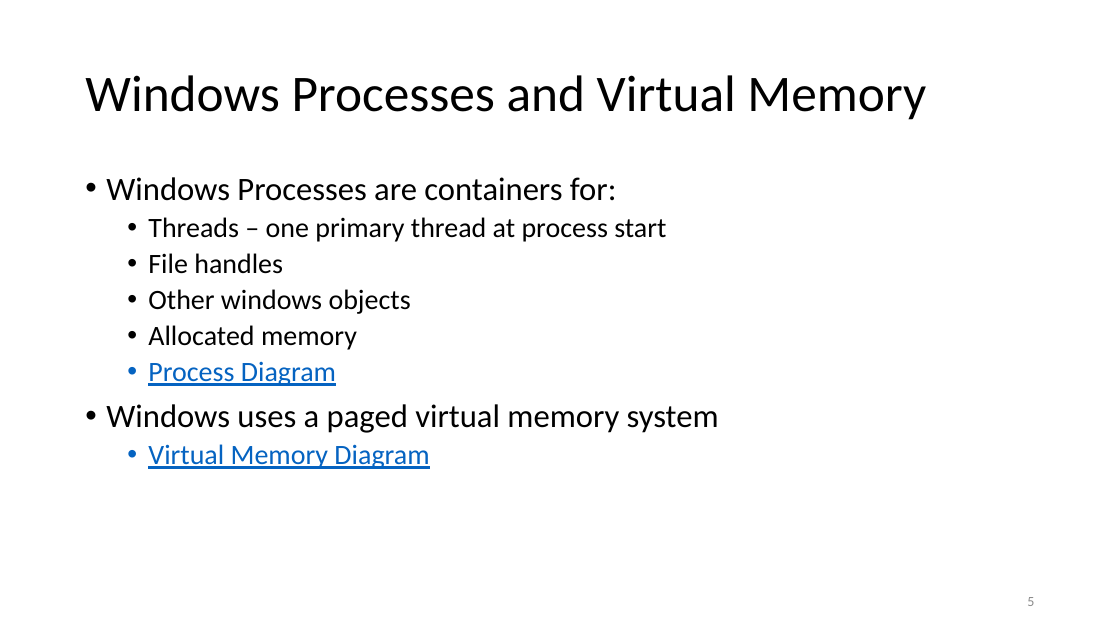
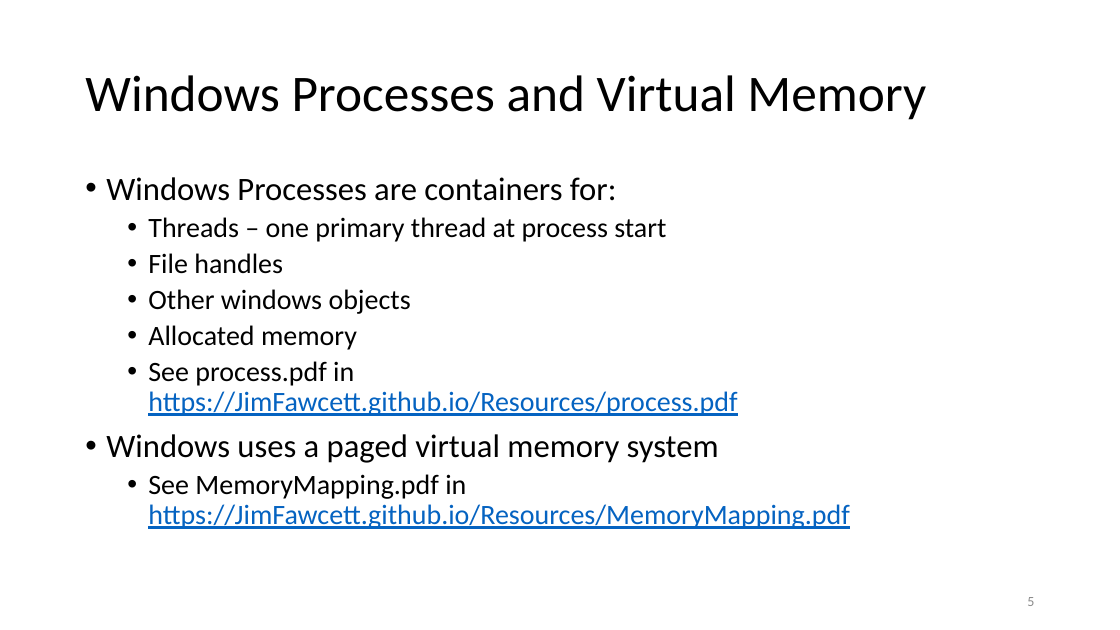
Before and after one commit to JimFawcett/JimFawcett.github.io, a slide deck: slide 5 of Resources/ThreadsWinAndCpp11.pptx. Drawn at 1120x630 pixels with LibreOffice and Linux fonts; fonts in the diff are those of the drawing. Boxes give left, top, right and bottom in pixels: in the first picture for what was removed or moved away, otherwise in the second. Text is boxed around its words. In the diff, an @@ line names an element or a change of style, - is before the commit and + after.

```diff
--- a/Resources/ThreadsWinAndCpp11.pptx
+++ b/Resources/ThreadsWinAndCpp11.pptx
@@ text at box(148, 361, 737, 416): text changed @@
-  • Process Diagram
+  • See process.pdf in
+    https://JimFawcett.github.io/Resources/process.pdf
@@ text at box(148, 474, 849, 529): text changed @@
-  • Virtual Memory Diagram
+  • See MemoryMapping.pdf in
+    https://JimFawcett.github.io/Resources/MemoryMapping.pdf
```
Also in this commit, not shown: 1 other slide changed, 2 other files.
